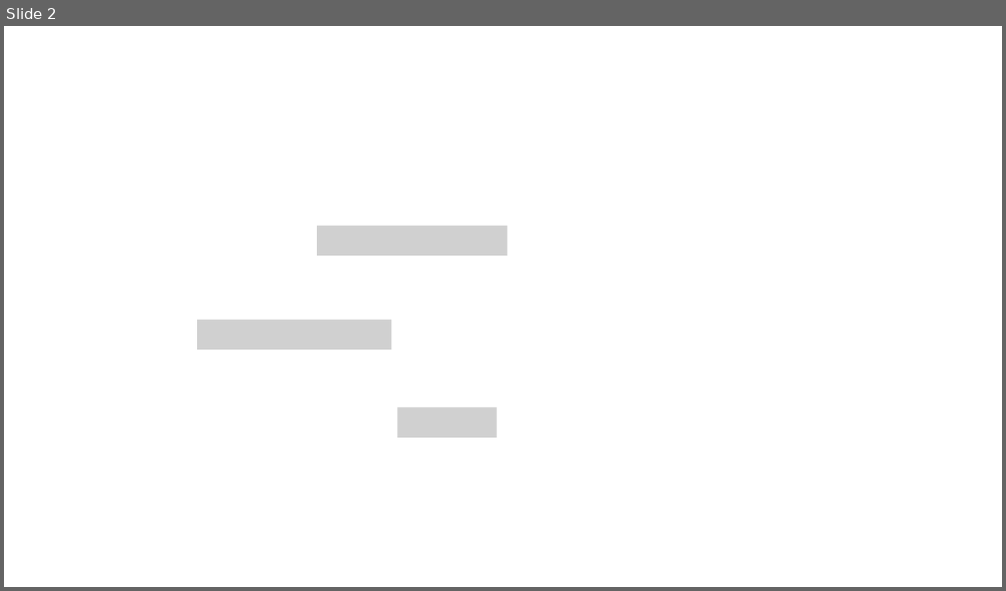
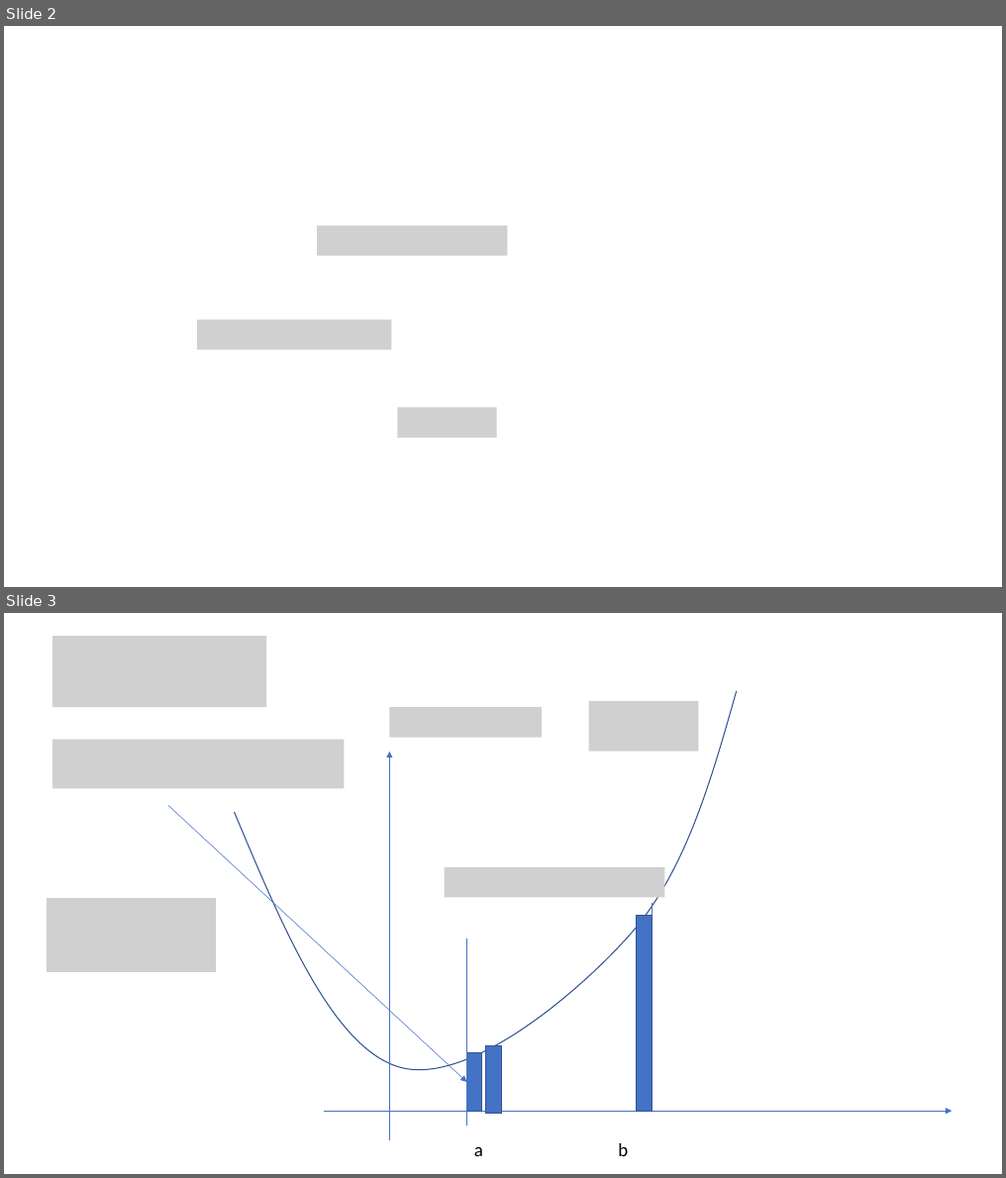
Before and after one commit to MitchellStry/CHE512-Spring2023, a slide deck: AlexeyAkimov/intergation_differentiation/theory.pptx. Shown one above the other, each under a label of ours: slide 2 before the commit, slides 2 and 3 after it. The pictures are 1006x591 and 1006x1178 pixels, drawn with LibreOffice and Linux fonts; fonts in the diff are those of the drawing; grey boxes stand for pictures. Boxes give left, top, right and bottom in pixels: in the first picture for what was removed or moved away, otherwise in the second. Text is boxed around its words. In the diff, an @@ line names an element or a change of style, - is before the commit and + after.

```diff
--- a/AlexeyAkimov/intergation_differentiation/theory.pptx
+++ b/AlexeyAkimov/intergation_differentiation/theory.pptx
@@ slide 3 added at (x1=4, y1=613, x2=1002, y2=1174), background #FFFFFF @@
@@ picture added at (x1=53, y1=636, x2=266, y2=707) @@
@@ freeform shape added at (x1=235, y1=691, x2=737, y2=1069), outline #325491 1 pt @@
@@ picture added at (x1=589, y1=701, x2=699, y2=752) @@
@@ picture added at (x1=389, y1=707, x2=542, y2=738) @@
@@ picture added at (x1=53, y1=740, x2=345, y2=789) @@
@@ arrow added from (389, 1141) to (389, 752), #4472C4 0.5 pt @@
@@ arrow added from (168, 805) to (466, 1082), #4472C4 0.5 pt @@
@@ picture added at (x1=445, y1=867, x2=665, y2=897) @@
@@ picture added at (x1=47, y1=898, x2=216, y2=972) @@
@@ line added from (652, 903) to (652, 1112), #4472C4 0.5 pt @@
@@ line added from (466, 1126) to (466, 939), #4472C4 0.5 pt @@
@@ rectangle added at (x1=637, y1=916, x2=653, y2=1112), fill #4472C4, outline #325491 1 pt @@
@@ line added from (466, 989) to (466, 1117), #4472C4 0.5 pt @@
@@ rectangle added at (x1=466, y1=1054, x2=481, y2=1111), fill #4472C4, outline #325491 1 pt @@
@@ rectangle added at (x1=485, y1=1046, x2=502, y2=1113), fill #4472C4, outline #325491 1 pt @@
@@ arrow added from (324, 1112) to (951, 1112), #4472C4 0.5 pt @@
@@ text added at (x1=474, y1=1144, x2=628, y2=1157), 18 pt, text #000000 @@
+a b
```
Also in this commit, not shown: 2 other slides added, 1 other file.
